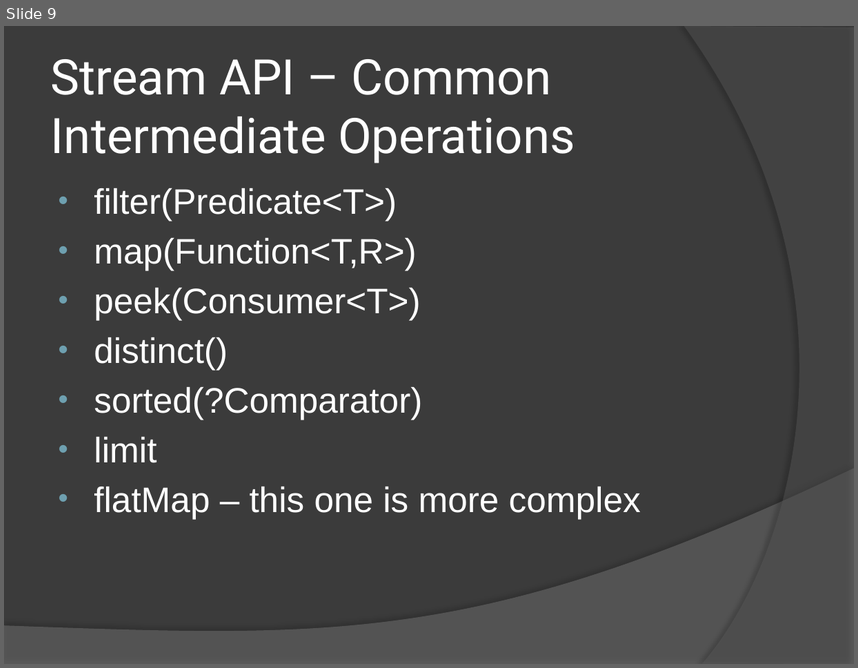
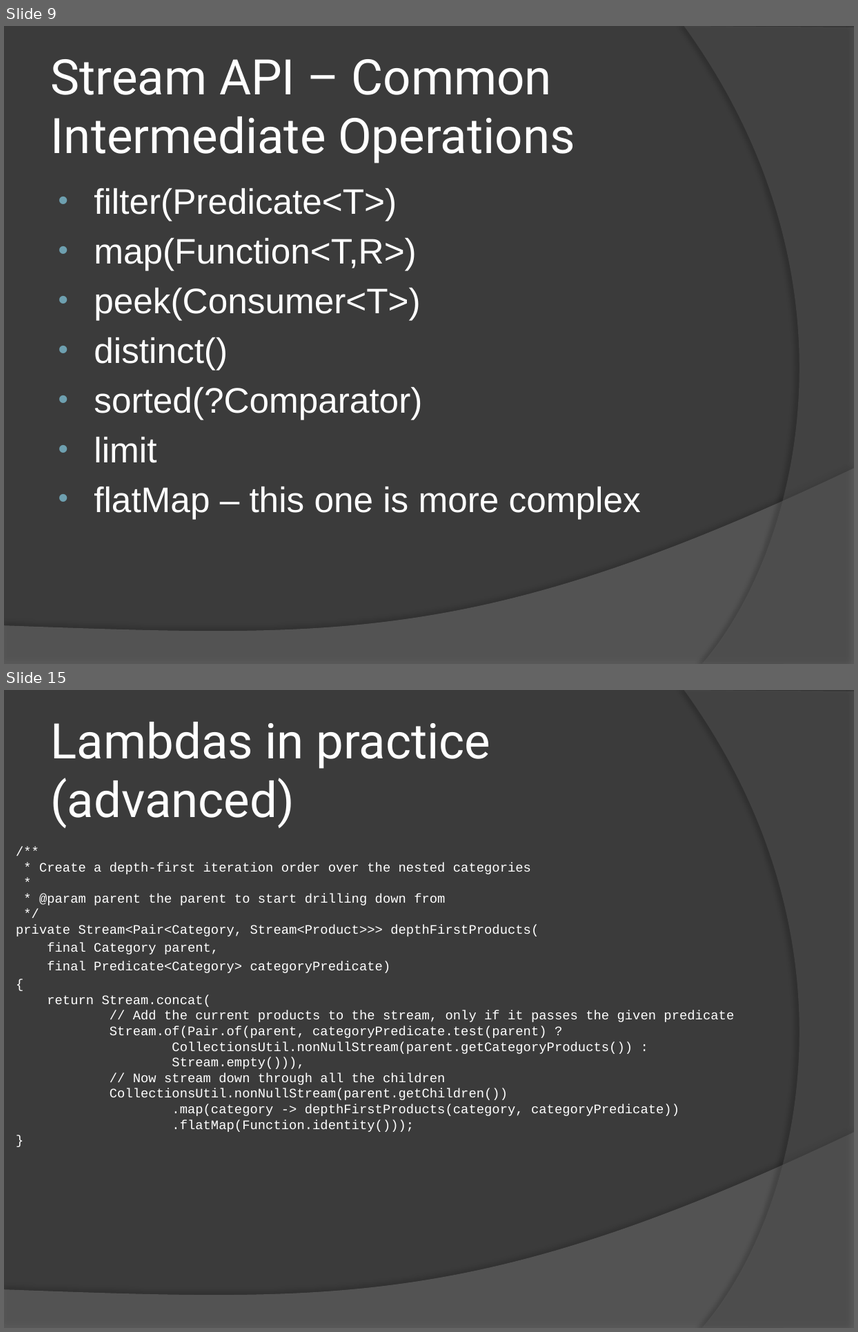
Before and after one commit to jeremymefford/java8-streams-training, a slide deck: java 8 stream training.pptx. Shown one above the other, each under a label of ours: slide 9 before the commit, slides 9 and 15 after it; the slides between them are not shown. The pictures are 858x668 and 858x1332 pixels, drawn with LibreOffice and Linux fonts; fonts in the diff are those of the drawing. Boxes give left, top, right and bottom in pixels: in the first picture for what was removed or moved away, otherwise in the second. Text is boxed around its words. In the diff, an @@ line names an element or a change of style, - is before the commit and + after.

```diff
--- a/java 8 stream training.pptx
+++ b/java 8 stream training.pptx
@@ slide 15 added at [4,690,854,1328], background #3B3B3B; not listed: 2 template elements that a slide beside it also shows @@
@@ title added at [51,722,491,828], 41.4 pt, text #FFFFFF @@
+Lambdas in practice (advanced)
@@ text added at [16,862,734,1132], 11 pt, text #FFFFFF @@
+/**
+* Create a depth-first iteration order over the nested categories
+*
+* @param parent the parent to start drilling down from
+*/
+private Stream<Pair<Category, Stream<Product>>> depthFirstProducts(
+final Category parent,
+final Predicate<Category> categoryPredicate)
+{
+return Stream.concat(
+// Add the current products to the stream, only if it passes the given predicate
+Stream.of(Pair.of(parent, categoryPredicate.test(parent) ?
+CollectionsUtil.nonNullStream(parent.getCategoryProducts()) :
+Stream.empty())),
+// Now stream down through all the children
+CollectionsUtil.nonNullStream(parent.getChildren())
+.map(category -> depthFirstProducts(category, categoryPredicate))
+.flatMap(Function.identity()));
+}
```
Also in this commit, not shown: 5 other slides added.
